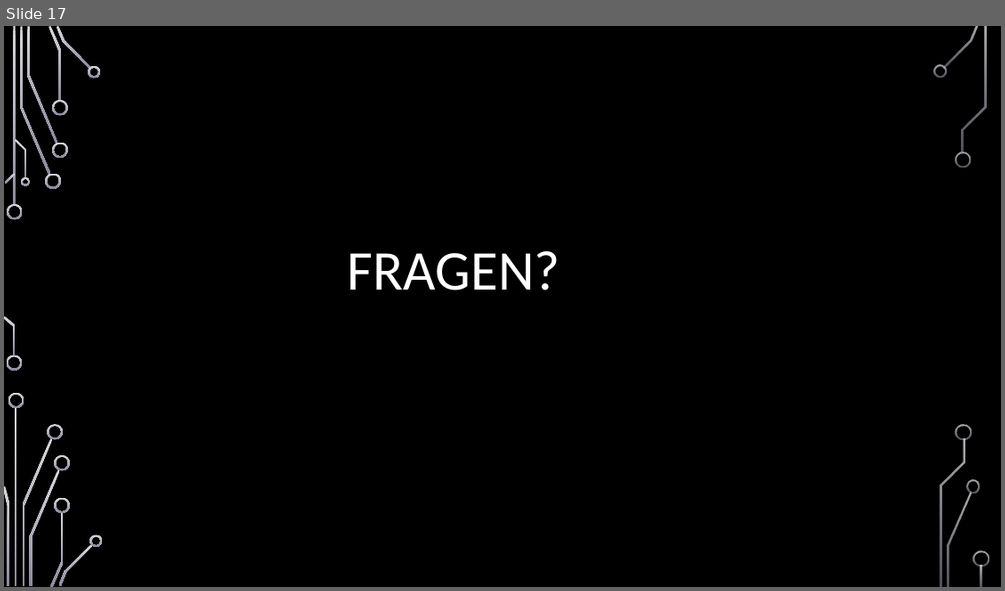
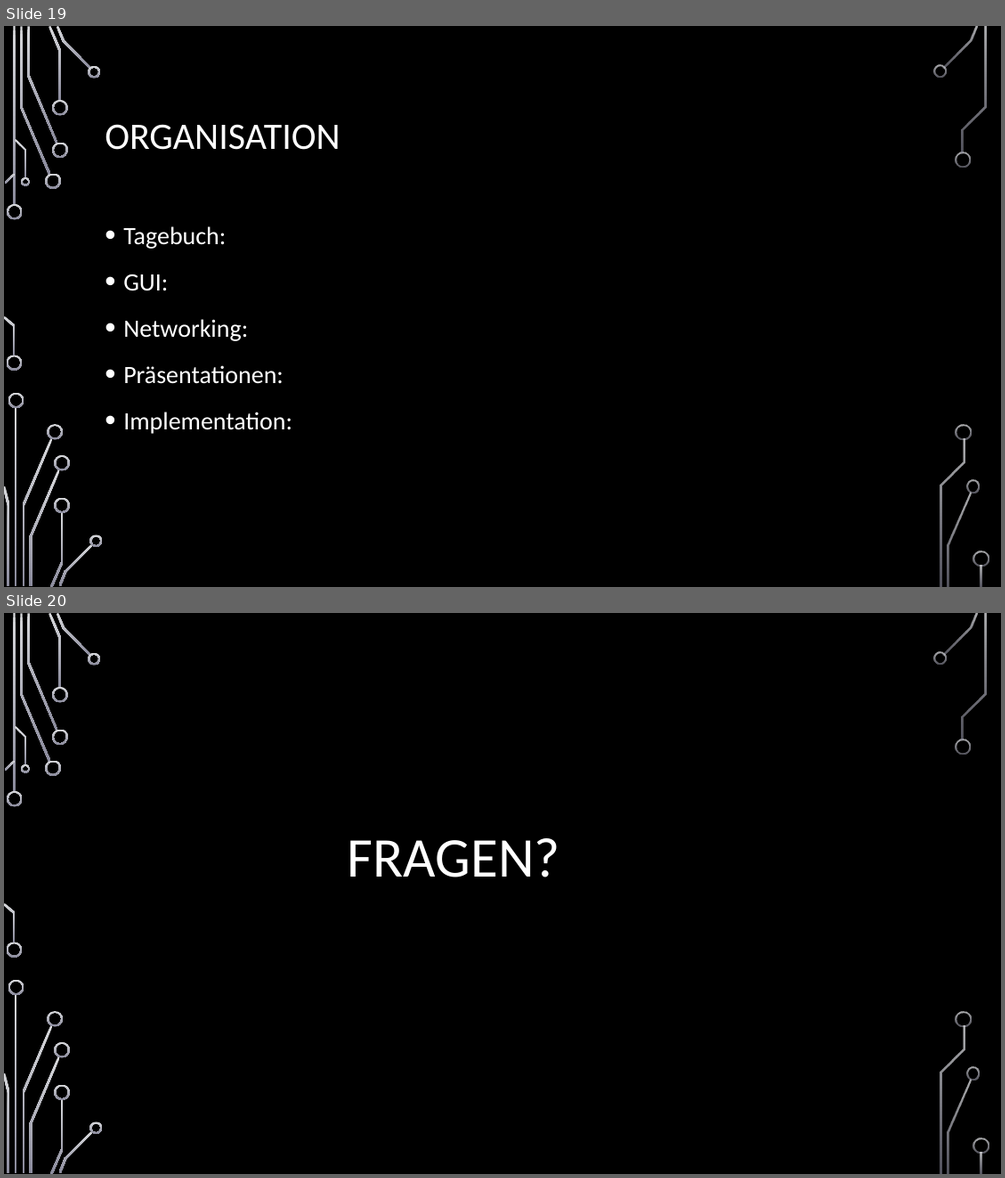
Before and after one commit to jnussbaum/TheBachelorsChaseGame, a slide deck: documents/Meilensteine/Meilenstein I/Meilenstein_1_Präsentation.pptx. Shown one above the other, each under a label of ours: slide 17 before the commit, slides 19 and 20 after it. The pictures are 1005x591 and 1005x1178 pixels, drawn with LibreOffice and Linux fonts; fonts in the diff are those of the drawing; background and template pictures are left out. Boxes give left, top, right and bottom in pixels: in the first picture for what was removed or moved away, otherwise in the second. Text is boxed around its words. In the diff, an @@ line names an element or a change of style, - is before the commit and + after.

```diff
--- a/documents/Meilensteine/Meilenstein I/Meilenstein_1_Präsentation.pptx
+++ b/documents/Meilensteine/Meilenstein I/Meilenstein_1_Präsentation.pptx
@@ slide 19 added at (4,26,1001,587), background picture (left out); not listed: 36 template elements that a slide beside it also shows @@
@@ title added at (105,124,340,150), 36 pt, text #FFFFFF @@
+ORGANISATION
@@ text added at (123,226,292,434), 24 pt, text #FFFFFF @@
+• Tagebuch:
+• GUI:
+• Networking:
+• Präsentationen:
+• Implementation:
@@ what was slide 17 is now slide 20 @@
```
Also in this commit, not shown: 1 slide changed, 3 other slides added, 1 slide removed, 1 other file.
